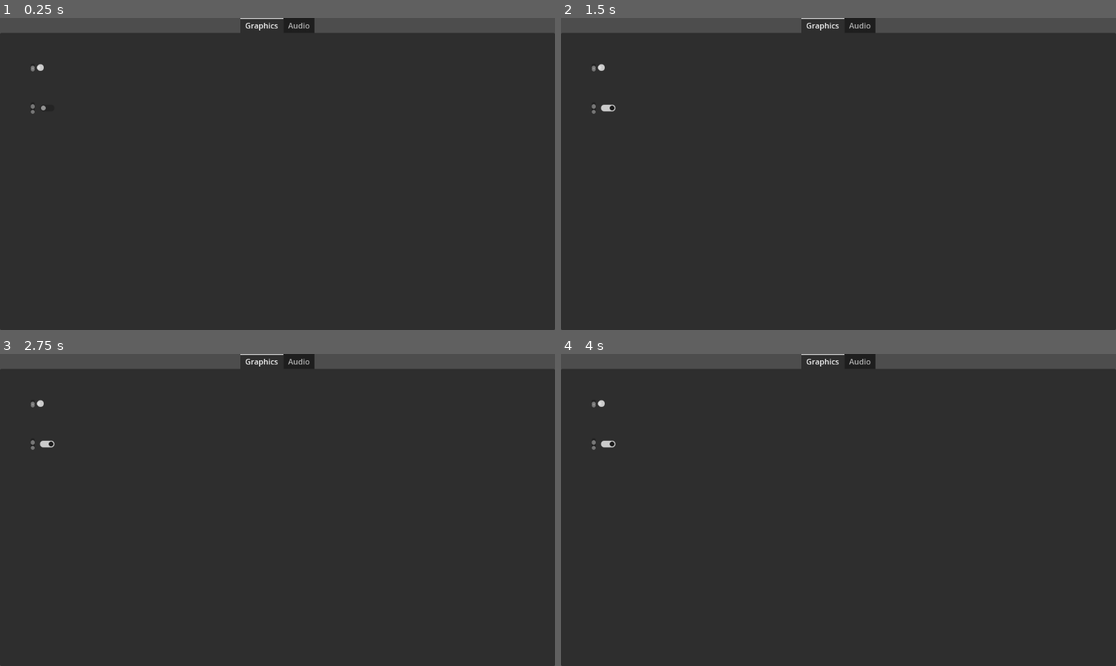
Above: before the commit, frames 1-4 (two rows, left to right).
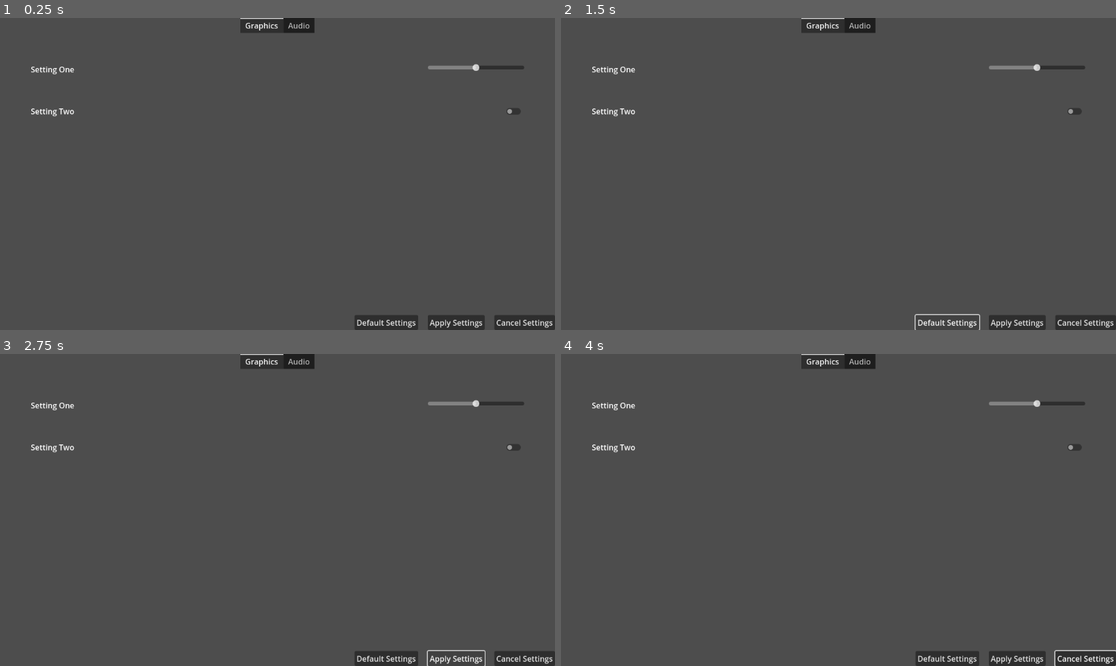
Above: after the commit, the same moments.

Repository: Cole-Miller-IT/template-game-for-future-projects
Game: Godot game, scene res://Scenes/Levels/Settings/settings_menu.tscn
Two runs of this game, one before a commit and one after it. Both use one fixed random seed, a clock stepped at 60 frames per second and the inputs below. This scene is started directly instead of the project's main scene.
Inputs (mouse positions are in pixels of both pictures, inside the frame that each line leads up to; where the layout moved, square brackets give the same spot in the first picture):
- Up to frame 1 (0.25 s): no input
- Up to frame 2 (1.5 s): click (1077, 111) [610, 108] at 0.5 s; click (949, 323) at 1.25 s, where only the run after the commit has a clickable "Default Settings"
- Up to frame 3 (2.75 s): click (455, 659) at 2 s, where only the run after the commit has a clickable "Apply Settings"
- Up to frame 4 (4 s): click (1088, 659) at 2.75 s, where only the run after the commit has a clickable "Cancel Settings"; move the mouse to (960, 494) at 3.52 s; hold D (right) from 3.53 s (still down); click (960, 494) at 3.6 s

The runs differ from the first frame. In frame 1, 94% of the frame differs, in the area x 0-100%, y 4-100%; in frame 2, 94%; in frame 3, 94%; in frame 4, 94%.

Commit message:
Working on settings menu

Diff:
--- a/Scenes/Levels/MainMenu/MainMenu.gd
+++ b/Scenes/Levels/MainMenu/MainMenu.gd
@@ -15,4 +15,4 @@
 
 
 func _on_options_pressed():
-	pass # Replace with function body.
+	pass
--- /dev/null
+++ b/Scenes/Levels/Settings/settings_menu.gd
@@ -0,0 +1,25 @@
+extends CanvasLayer
+
+
+
+
+
+func _on_check_button_toggled(toggled_on):
+	print("toggle setting")
+	print(toggled_on)
+
+
+func _on_h_slider_changed():
+	print("hslider something here")
+
+
+func _on_button_pressed():
+	print("Apply default confirmation message")
+
+
+func _on_confirm_pressed():
+	print("Apply confirm confirmation message")
+
+
+func _on_cancel_pressed():
+	print("Apply cancel")
--- a/Scenes/Levels/Settings/settings_menu.tscn
+++ b/Scenes/Levels/Settings/settings_menu.tscn
@@ -1,21 +1,27 @@
-[gd_scene format=3 uid="uid://b4bgplbbny2rt"]
+[gd_scene load_steps=2 format=3 uid="uid://b4bgplbbny2rt"]
+
+[ext_resource type="Script" path="res://Scenes/Levels/Settings/settings_menu.gd" id="1_cqthj"]
 
 [node name="SettingsMenu" type="CanvasLayer"]
+script = ExtResource("1_cqthj")
 
 [node name="MarginContainer" type="MarginContainer" parent="."]
 offset_right = 1152.0
 offset_bottom = 648.0
 
-[node name="TabContainer" type="TabContainer" parent="MarginContainer"]
+[node name="VBoxContainer" type="VBoxContainer" parent="MarginContainer"]
+layout_mode = 2
+
+[node name="TabContainer" type="TabContainer" parent="MarginContainer/VBoxContainer"]
 layout_mode = 2
 tab_alignment = 1
 current_tab = 0
 
-[node name="Graphics" type="TabBar" parent="MarginContainer/TabContainer"]
+[node name="Graphics" type="TabBar" parent="MarginContainer/VBoxContainer/TabContainer"]
 layout_mode = 2
 metadata/_tab_index = 0
 
-[node name="MarginContainer" type="MarginContainer" parent="MarginContainer/TabContainer/Graphics"]
+[node name="MarginContainer" type="MarginContainer" parent="MarginContainer/VBoxContainer/TabContainer/Graphics"]
 layout_mode = 0
 offset_right = 1152.0
 offset_bottom = 617.0
@@ -24,32 +30,77 @@
 theme_override_constants/margin_right = 64
 theme_override_constants/margin_bottom = 64
 
-[node name="VBoxContainer" type="VBoxContainer" parent="MarginContainer/TabContainer/Graphics/MarginContainer"]
+[node name="VBoxContainer" type="VBoxContainer" parent="MarginContainer/VBoxContainer/TabContainer/Graphics/MarginContainer"]
 layout_mode = 2
 theme_override_constants/separation = 64
 
-[node name="Setting 1" type="HBoxContainer" parent="MarginContainer/TabContainer/Graphics/MarginContainer/VBoxContainer"]
+[node name="Setting 1" type="HBoxContainer" parent="MarginContainer/VBoxContainer/TabContainer/Graphics/MarginContainer/VBoxContainer"]
 layout_mode = 2
 
-[node name="TextEdit" type="TextEdit" parent="MarginContainer/TabContainer/Graphics/MarginContainer/VBoxContainer/Setting 1"]
+[node name="Label" type="Label" parent="MarginContainer/VBoxContainer/TabContainer/Graphics/MarginContainer/VBoxContainer/Setting 1"]
 layout_mode = 2
-text = "Setting 1111111111111111111"
-placeholder_text = "22222222222"
+text = "Setting One"
 
-[node name="HSlider" type="HSlider" parent="MarginContainer/TabContainer/Graphics/MarginContainer/VBoxContainer/Setting 1"]
+[node name="Spacing" type="MarginContainer" parent="MarginContainer/VBoxContainer/TabContainer/Graphics/MarginContainer/VBoxContainer/Setting 1"]
+layout_mode = 2
+size_flags_horizontal = 3
+
+[node name="HSlider" type="HSlider" parent="MarginContainer/VBoxContainer/TabContainer/Graphics/MarginContainer/VBoxContainer/Setting 1"]
+custom_minimum_size = Vector2(200, 0)
+layout_mode = 2
+value = 50.0
+
+[node name="Setting 2" type="HBoxContainer" parent="MarginContainer/VBoxContainer/TabContainer/Graphics/MarginContainer/VBoxContainer"]
 layout_mode = 2
 
-[node name="Setting 2" type="HBoxContainer" parent="MarginContainer/TabContainer/Graphics/MarginContainer/VBoxContainer"]
+[node name="Label" type="Label" parent="MarginContainer/VBoxContainer/TabContainer/Graphics/MarginContainer/VBoxContainer/Setting 2"]
+layout_mode = 2
+text = "Setting Two"
+
+[node name="Spacing" type="MarginContainer" parent="MarginContainer/VBoxContainer/TabContainer/Graphics/MarginContainer/VBoxContainer/Setting 2"]
+layout_mode = 2
+size_flags_horizontal = 3
+
+[node name="CheckButton" type="CheckButton" parent="MarginContainer/VBoxContainer/TabContainer/Graphics/MarginContainer/VBoxContainer/Setting 2"]
 layout_mode = 2
 
-[node name="TextEdit" type="TextEdit" parent="MarginContainer/TabContainer/Graphics/MarginContainer/VBoxContainer/Setting 2"]
-layout_mode = 2
-text = "Setting 2"
-
-[node name="CheckButton" type="CheckButton" parent="MarginContainer/TabContainer/Graphics/MarginContainer/VBoxContainer/Setting 2"]
-layout_mode = 2
-
-[node name="Audio" type="TabBar" parent="MarginContainer/TabContainer"]
+[node name="Audio" type="TabBar" parent="MarginContainer/VBoxContainer/TabContainer"]
 visible = false
 layout_mode = 2
 metadata/_tab_index = 1
+
+[node name="Spacing" type="Control" parent="MarginContainer/VBoxContainer"]
+layout_mode = 2
+size_flags_vertical = 3
+
+[node name="MarginContainer" type="MarginContainer" parent="MarginContainer/VBoxContainer"]
+layout_mode = 2
+
+[node name="HBoxContainer" type="HBoxContainer" parent="MarginContainer/VBoxContainer/MarginContainer"]
+layout_mode = 2
+theme_override_constants/separation = 20
+
+[node name="Spacing" type="MarginContainer" parent="MarginContainer/VBoxContainer/MarginContainer/HBoxContainer"]
+layout_mode = 2
+size_flags_horizontal = 3
+
+[node name="Defaults" type="Button" parent="MarginContainer/VBoxContainer/MarginContainer/HBoxContainer"]
+layout_mode = 2
+text = "Default Settings
+"
+
+[node name="Confirm" type="Button" parent="MarginContainer/VBoxContainer/MarginContainer/HBoxContainer"]
+layout_mode = 2
+text = "Apply Settings
+"
+
+[node name="Cancel" type="Button" parent="MarginContainer/VBoxContainer/MarginContainer/HBoxContainer"]
+layout_mode = 2
+text = "Cancel Settings
+"
+
+[connection signal="changed" from="MarginContainer/VBoxContainer/TabContainer/Graphics/MarginContainer/VBoxContainer/Setting 1/HSlider" to="." method="_on_h_slider_changed"]
+[connection signal="toggled" from="MarginContainer/VBoxContainer/TabContainer/Graphics/MarginContainer/VBoxContainer/Setting 2/CheckButton" to="." method="_on_check_button_toggled"]
+[connection signal="pressed" from="MarginContainer/VBoxContainer/MarginContainer/HBoxContainer/Defaults" to="." method="_on_button_pressed"]
+[connection signal="pressed" from="MarginContainer/VBoxContainer/MarginContainer/HBoxContainer/Confirm" to="." method="_on_confirm_pressed"]
+[connection signal="pressed" from="MarginContainer/VBoxContainer/MarginContainer/HBoxContainer/Cancel" to="." method="_on_cancel_pressed"]
